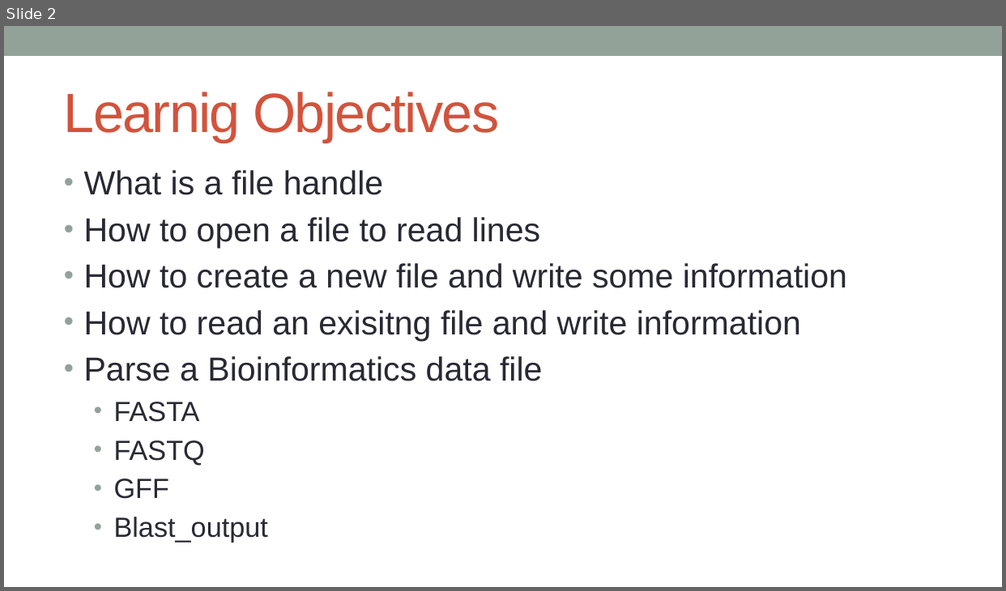
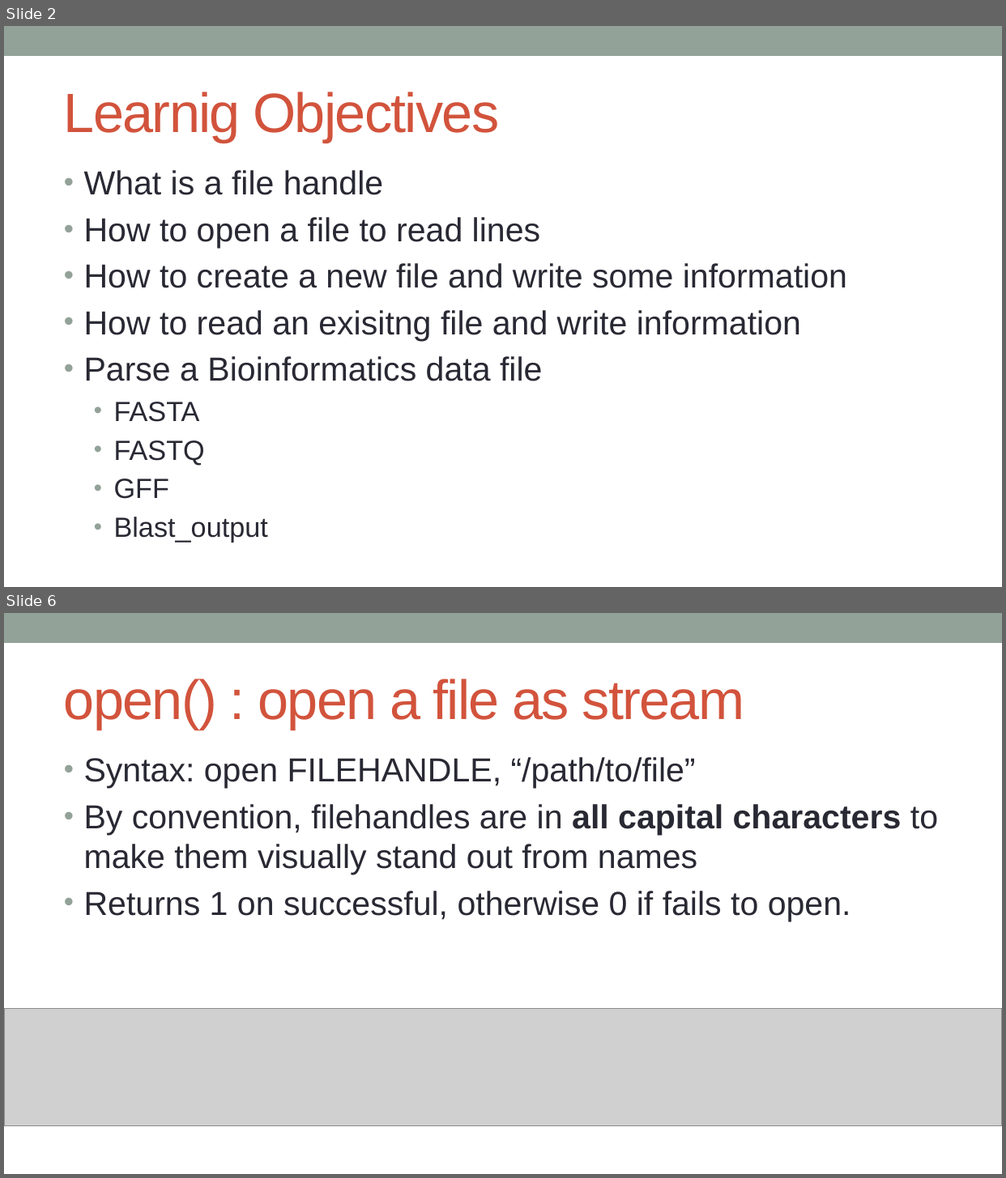
Before and after one commit to kanhu-pcr-code/bioinfo-PERL-course, a slide deck: PPTs/Perl_file_handling.pptx. Shown one above the other, each under a label of ours: slide 2 before the commit, slides 2 and 6 after it; the slides between them are not shown. The pictures are 1006x591 and 1006x1178 pixels, drawn with LibreOffice and Linux fonts; fonts in the diff are those of the drawing; grey boxes stand for pictures. Boxes give left, top, right and bottom in pixels: in the first picture for what was removed or moved away, otherwise in the second. Text is boxed around its words. In the diff, an @@ line names an element or a change of style, - is before the commit and + after.

```diff
--- a/PPTs/Perl_file_handling.pptx
+++ b/PPTs/Perl_file_handling.pptx
@@ slide 6 added at [4, 613, 1002, 1174], background #FFFFFF; not listed: 1 template element that a slide beside it also shows @@
@@ title added at [64, 679, 745, 729], 40 pt, text #D2533C @@
+open() : open a file as stream
@@ text added at [84, 757, 938, 922], 24 pt, text #292934 @@
+• Syntax: open FILEHANDLE, “/path/to/file”
+• By convention, filehandles are in all capital characters to make them visually stand out from names
+• Returns 1 on successful, otherwise 0 if fails to open.
@@ picture added at [4, 1008, 1002, 1126] @@
```
Also in this commit, not shown: 20 other slides added, 1 slide removed, 4 other files.
